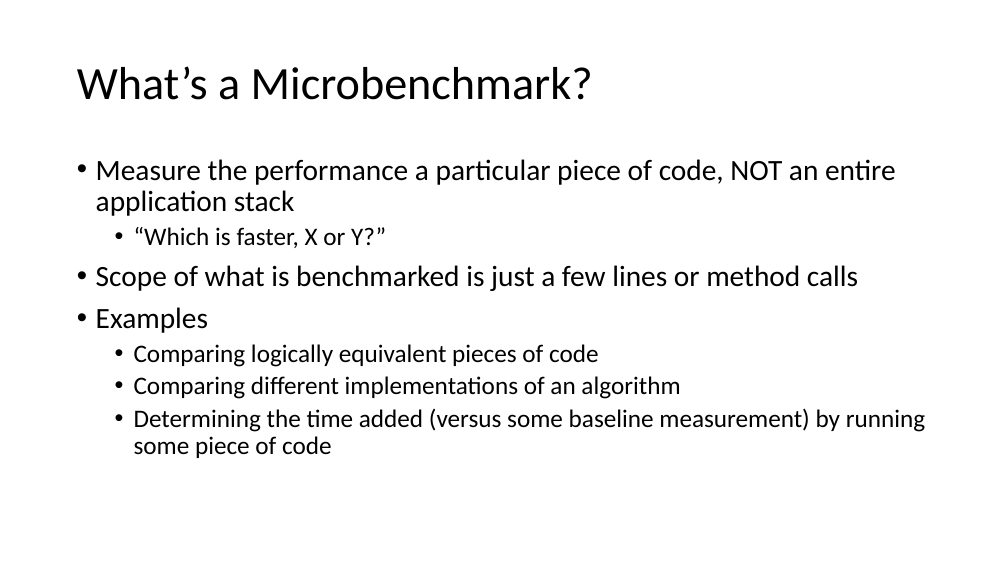
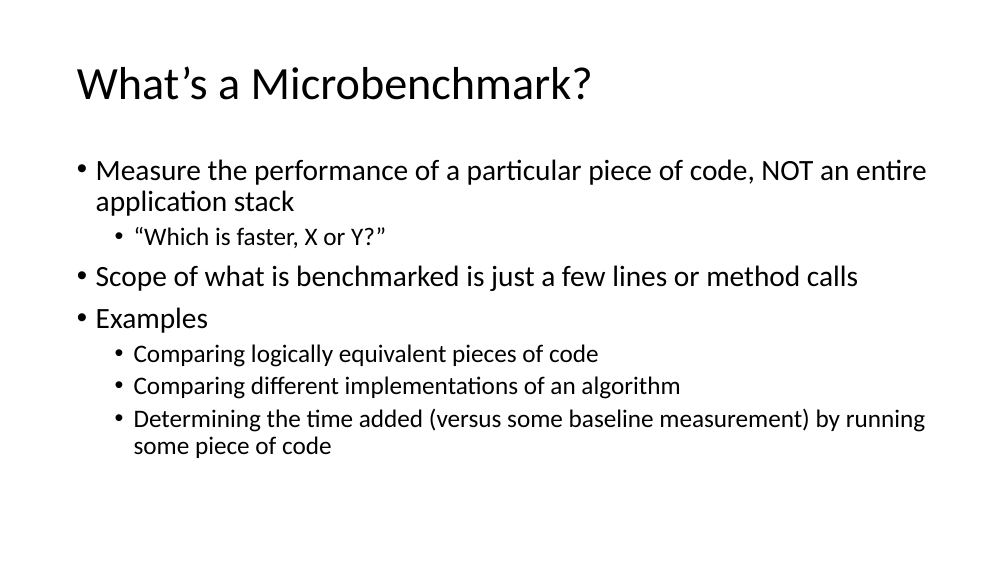
Before and after one commit to tresat/JMH-Presentation, a slide deck: slide 2 of doc/slides.pptx. Drawn at 1008x567 pixels with LibreOffice and Linux fonts; fonts in the diff are those of the drawing. Boxes give left, top, right and bottom in pixels: in the first picture for what was removed or moved away, otherwise in the second. Text is boxed around its words. In the diff, an @@ line names an element or a change of style, - is before the commit and + after.

```diff
--- a/doc/slides.pptx
+++ b/doc/slides.pptx
@@ text at (x1=96, y1=159, x2=927, y2=216): text changed @@
-• Measure the performance a particular piece of code, NOT an entire application stack
+• Measure the performance of a particular piece of code, NOT an entire application stack
```
Also in this commit, not shown: 6 other slides changed, 3 other files.
